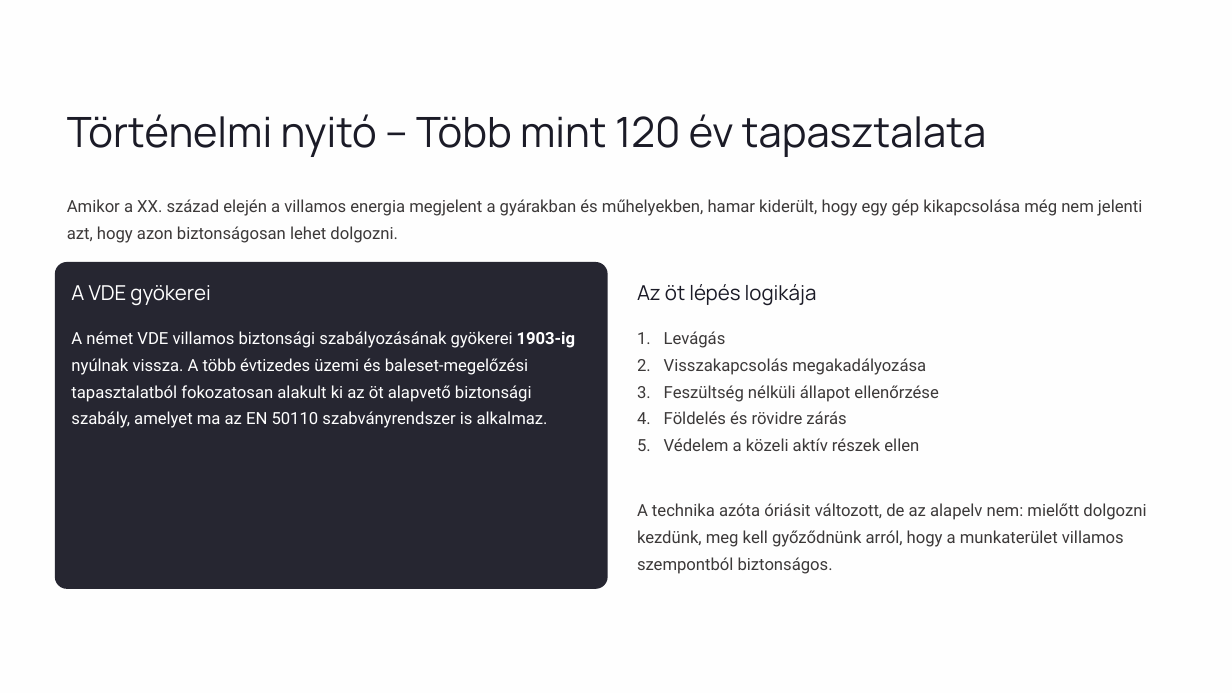
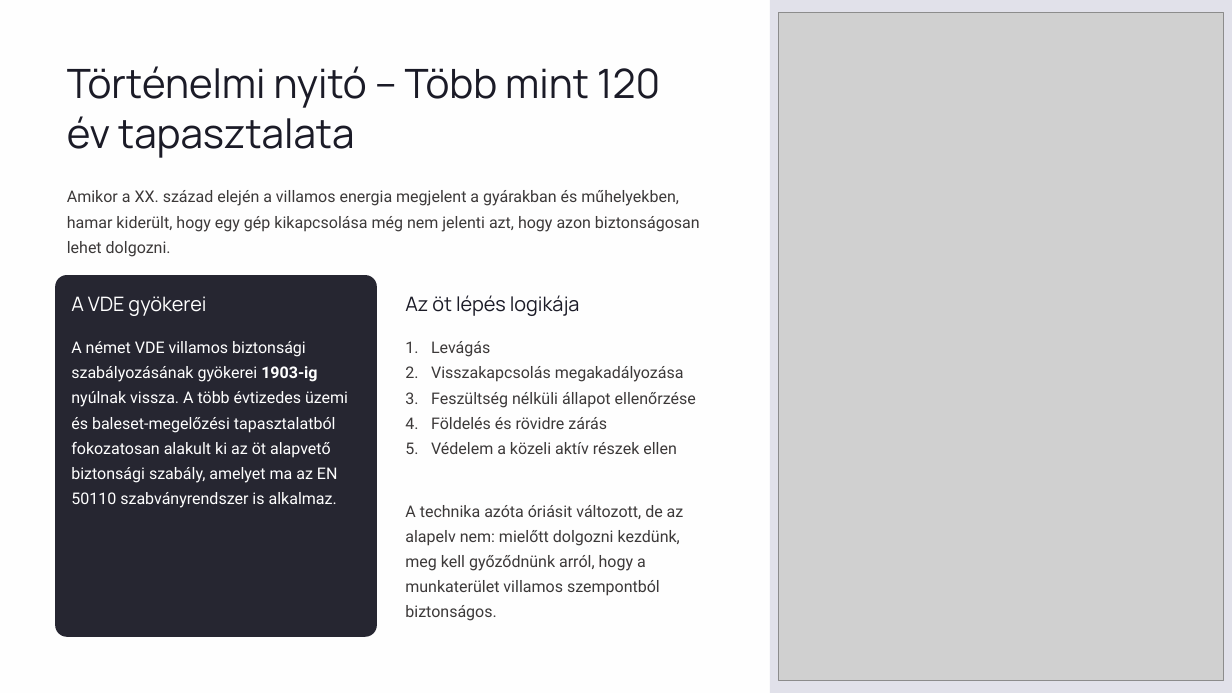
Before and after one commit to zsfazekas65-stack/IAP, a slide deck: slide 3 of ppt/villamosszereles11/03_het.pptx. Drawn at 1232x693 pixels with LibreOffice and Linux fonts; fonts in the diff are those of the drawing; grey boxes stand for pictures. Boxes give left, top, right and bottom in pixels: in the first picture for what was removed or moved away, otherwise in the second. Text is boxed around its words. In the diff, an @@ line names an element or a change of style, - is before the commit and + after.

```diff
--- a/ppt/villamosszereles11/03_het.pptx
+++ b/ppt/villamosszereles11/03_het.pptx
@@ rectangle added at [770,0,1232,693], fill #E1E1EA @@
@@ picture added at [778,12,1224,681] @@
@@ text "Történelmi nyitó – Több mint ...": place and size @@
-text "Történelmi nyitó – Több mint ..." at [67,114,986,157]
+text "Történelmi nyitó – Több mint ..." at [67,66,660,158]
@@ text "Történelmi nyitó – Több mint ..." at [67,66,660,158]: size 32.5 to 31.5 pt @@
@@ text "Amikor a XX. század elején ...": place and size @@
-text "Amikor a XX. század elején ..." at [67,199,1142,243]
+text "Amikor a XX. század elején ..." at [67,190,700,257]
@@ rounded rectangle: place and size @@
-rounded rectangle at [55,262,607,590]
+rounded rectangle at [55,275,377,638]
@@ rounded rectangle at [55,275,377,638]: proportions changed @@
@@ text "A VDE gyökerei": place and size @@
-text "A VDE gyökerei" at [71,285,210,305]
+text "A VDE gyökerei" at [71,296,206,316]
@@ text "A VDE gyökerei" at [71,296,206,316]: size 16 to 15.5 pt @@
@@ text "Az öt lépés logikája" at [405,295,580,316]: size 16 to 15.5 pt @@
@@ text "Az öt lépés logikája": place and size @@
-text "Az öt lépés logikája" at [637,284,817,306]
+text "Az öt lépés logikája" at [405,295,580,316]
@@ text "A német VDE villamos biztonsági ...": place and size @@
-text "A német VDE villamos biztonsági ..." at [71,331,576,428]
+text "A német VDE villamos biztonsági ..." at [71,341,348,508]
@@ text "Levágás": place and size @@
-text "Levágás" at [664,331,938,451]
+text "Levágás" at [431,341,696,454]
@@ text "Levágás" at [431,341,696,454]: size 13 to 12.5 pt; indent changed; line spacing 1.33 to 1.31 @@
@@ size 13 to 12.5 pt; line spacing 1.33 to 1.31 in 3 elements at [67,190,700,257], [71,341,348,508], [405,505,684,621] @@
@@ text "A technika azóta óriásit változott, ...": place and size @@
-text "A technika azóta óriásit változott, ..." at [637,503,1146,574]
+text "A technika azóta óriásit változott, ..." at [405,505,684,621]
```
Also in this commit, not shown: 16 other slides changed.
